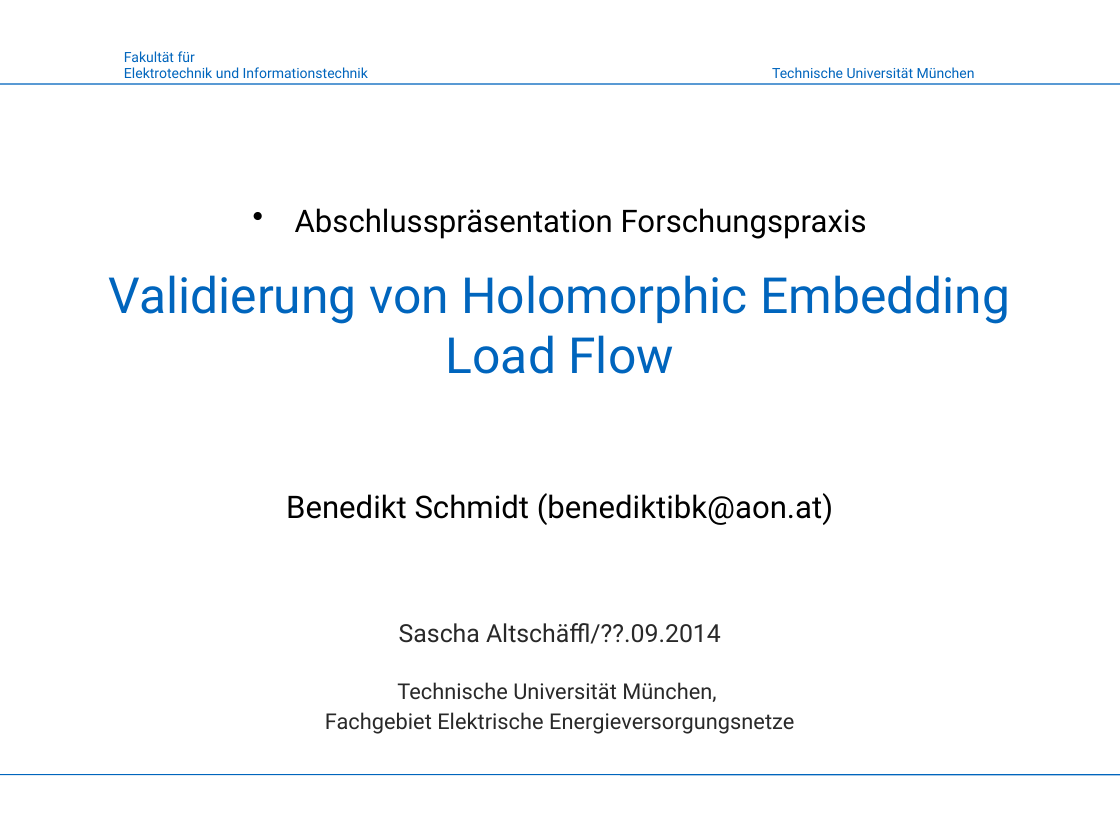
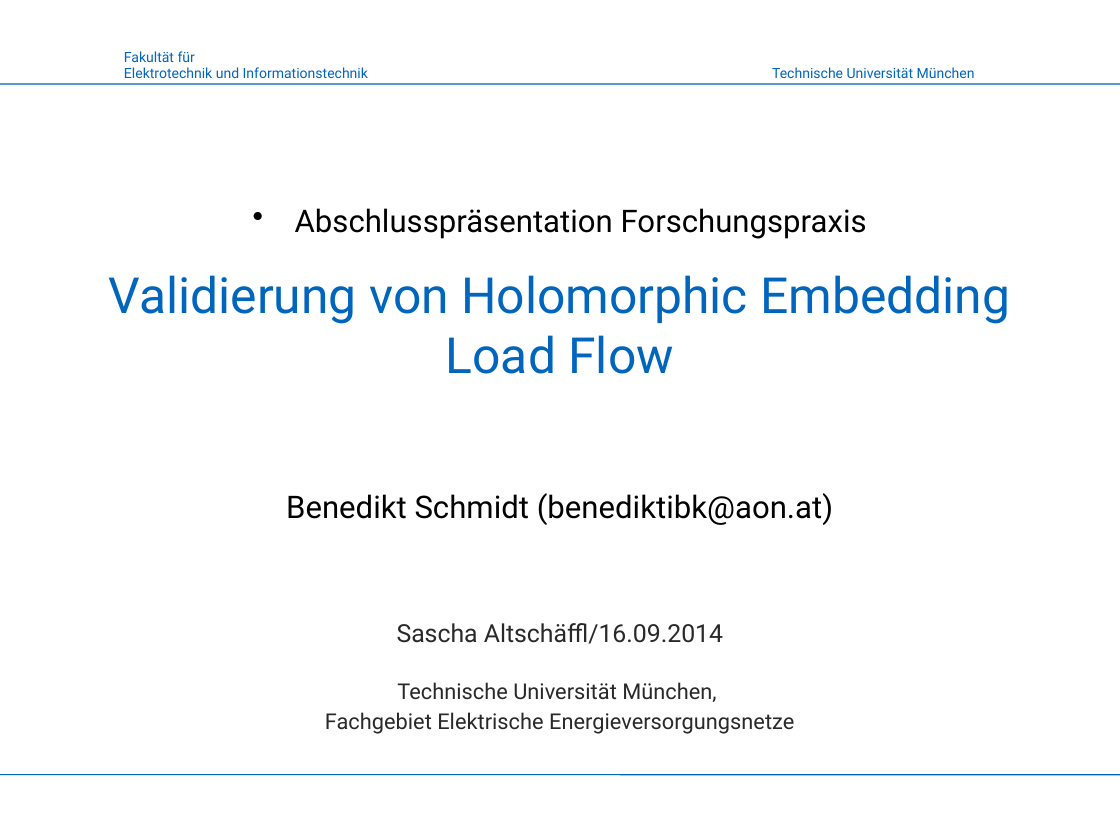
Before and after one commit to benediktibk/loadflow, a slide deck: slide 1 of documents/forschungspraxis/presentation.pptx. Drawn at 1120x840 pixels with LibreOffice and Linux fonts; fonts in the diff are those of the drawing; background and template pictures are left out. Boxes give left, top, right and bottom in pixels: in the first picture for what was removed or moved away, otherwise in the second. Text is boxed around its words. In the diff, an @@ line names an element or a change of style, - is before the commit and + after.

```diff
--- a/documents/forschungspraxis/presentation.pptx
+++ b/documents/forschungspraxis/presentation.pptx
@@ text at [397,623,723,644]: text changed @@
-Sascha Altschäffl/??.09.2014
+Sascha Altschäffl/16.09.2014
```
Also in this commit, not shown: 12 other slides changed, 2 other files.
